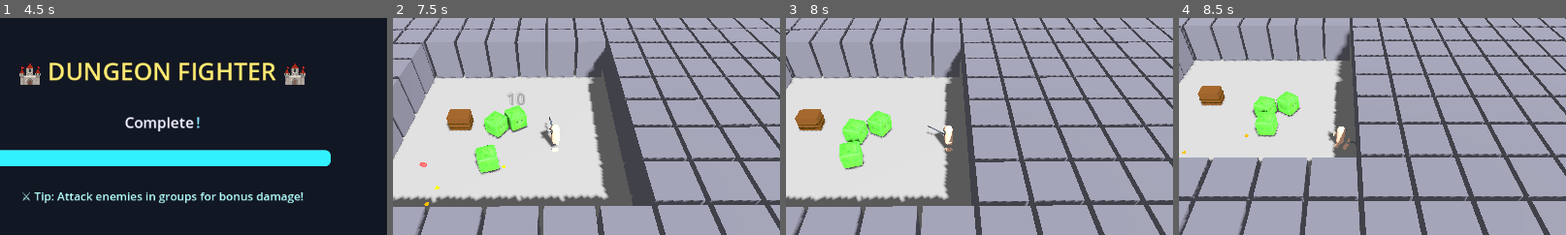
Above: before the commit, frames 1-4 (left to right).
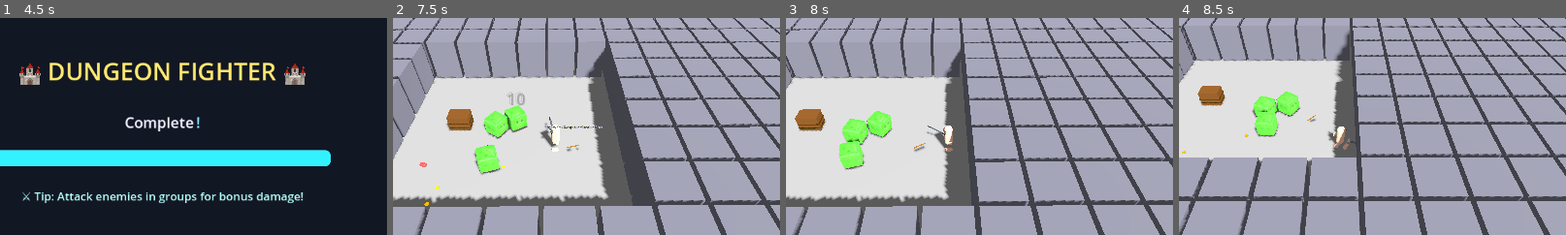
Above: after the commit, the same moments.

Repository: thaner66666666/game-1
Game: Godot game, scene res://Scenes/main.tscn
Same seed, same stepped clock (60 frames per second), same inputs: the game is played once before the commit and once after it.
Inputs (mouse positions are % of the whole screen's width and height, from its top left):
- Up to frame 1 (4.5 s): move the mouse to (72, 45) at 0.52 s; hold D (move_right) 0.53-1.28 s; click (72, 45) at 0.6 s; move the mouse to (30, 55) at 1.27 s; hold S (move_down) 1.28-2.03 s; click (30, 55) at 1.35 s; move the mouse to (60, 28) at 2.02 s; hold D (move_right) 2.03-2.78 s; tap Space (dash) at 2.1, 4.25 s; click (60, 28) at 2.3 s; move the mouse to (45, 70) at 2.77 s; hold W (move_up) 2.78-3.53 s; tap Q (drop_weapon) at 2.85 s; click (45, 70) at 3.05 s; tap Enter at 3.5 s; move the mouse to (80, 65) at 3.52 s; hold E (interaction) 3.53-4.28 s; hold A (move_left) from 3.53 s (still down); click (80, 65) at 3.8 s; move the mouse to (20, 35) at 4.27 s; click (20, 35) at 4.35 s
- Up to frame 2 (7.5 s): move the mouse to (55, 50) at 5.02 s; release A (move_left) at 5.03 s; hold S (move_down) 5.03-5.78 s; click (55, 50) at 5.1 s; move the mouse to (35, 25) at 5.77 s; hold D (move_right) 5.78-6.53 s; tap Space (dash) at 5.85 s; click (35, 25) at 6.05 s; move the mouse to (72, 45) at 6.52 s; hold W (move_up) 6.53-7.28 s; hold Q (drop_weapon) 6.53-7.28 s; click (72, 45) at 6.8 s; move the mouse to (30, 55) at 7.27 s; hold D (move_right) from 7.28 s (still down); tap E (interaction) at 7.35 s
- Up to frame 3 (8 s): keep holding D (move_right); click (30, 55) at 7.55 s
- Up to frame 4 (8.5 s): move the mouse to (60, 28) at 8.02 s; release D (move_right) at 8.03 s; hold S (move_down) from 8.03 s (still down); click (60, 28) at 8.1 s
The pictures show only the part of the screen within x 29-79%, y 23-73%; the shares and areas given below are measured in that part.

Frame 1 is identical in both runs. In frame 2, 0.2% of the frame differs, in the area x 39-55%, y 49-62%; in frame 3, less than 0.1%; in frame 4, less than 0.1%.

Commit message:
Stable Moveing accounts for github

Diff:
--- a/dot gds/SimpleHandManager.gd
+++ b/dot gds/SimpleHandManager.gd
@@ -238,8 +238,13 @@
 func _hide_all_weapons():
 	var attach_point = get_parent()
 	if attach_point:
-		var names = ["SwordNode", "BowNode", "StaffNode"]
-		for node_name in names:
+		# Hide all weapon nodes
+		var weapon_nodes = ["SwordNode", "BowNode", "StaffNode"]
+		for node_name in weapon_nodes:
 			var node = attach_point.get_node_or_null(node_name)
 			if node:
 				node.visible = false
+		# Also hide any MeshInstance3D children that might be placeholders
+		for child in attach_point.get_children():
+			if child is MeshInstance3D and child.name.begins_with("Mesh"):
+				child.visible = false
--- a/dot gds/WeaponAnimationManager.gd
+++ b/dot gds/WeaponAnimationManager.gd
@@ -21,9 +21,9 @@
 		WeaponResource.WeaponType.SWORD:
 			animation_name = "sword_slash"
 		WeaponResource.WeaponType.BOW:
-			animation_name = "bow_shot"
+			animation_name = "Bow"  # Fixed case to match actual animation name
 		WeaponResource.WeaponType.STAFF:
-			animation_name = "staff_cast"
+			animation_name = "staff_cast"  # Add this animation to player.tscn if needed
 		_:
 			animation_name = "punch"  # Fallback
 
--- a/dot gds/simple_room_generator.gd
+++ b/dot gds/simple_room_generator.gd
@@ -176,11 +176,30 @@
 			)
 			sword_pickup.set_weapon_resource(sword_resource)
 			print("🗡️ Test sword spawned in room one!")
+
+	# SPAWN BOW IN ROOM ONE (center, offset)
+	if weapon_pickup_scene:
+		var bow_resource = null
+		if typeof(WeaponPool) != TYPE_NIL:
+			bow_resource = WeaponPool.get_weapon_by_name("Wooden Bow")
+		if not bow_resource:
+			bow_resource = load("res://Weapons/wooden_bow.tres")
+		if bow_resource:
+			var bow_pickup = weapon_pickup_scene.instantiate()
+			add_child(bow_pickup)
+			bow_pickup.global_position = Vector3(
+				(starting_room.get_center().x - map_size.x / 2) * 2.0 + 2.5,
+				0.5,
+				(starting_room.get_center().y - map_size.y / 2) * 2.0
+			)
+			bow_pickup.set_weapon_resource(bow_resource)
+			print("🏹 Bow spawned in room one!")
 	else:
-		print("⚠️ weapon_pickup_scene not loaded, cannot spawn test sword!")
+		print("⚠️ weapon_pickup_scene not loaded, cannot spawn test sword or bow!")
 
 	print("🛡️ Starting room created with PROTECTED BOUNDARIES!")
 	terrain_generated.emit()
+
 
 func _clear_everything():
 	"""Clear all generated content"""
--- a/dot gds/weapon_pickup.gd
+++ b/dot gds/weapon_pickup.gd
@@ -88,8 +88,8 @@
 			print("🗡️ _setup_enhanced_visual: Creating enhanced sword visual")
 			_create_enhanced_sword()
 		int(WeaponResource.WeaponType.BOW):
-			print("🗡️ _setup_enhanced_visual: Creating enhanced bow visual")
-			_create_enhanced_bow()
+			print("🗡️ _setup_enhanced_visual: Using simple bow visual")
+			_create_simple_bow_visual()
 		int(WeaponResource.WeaponType.STAFF):
 			print("🗡️ _setup_enhanced_visual: Creating enhanced staff visual")
 			_create_enhanced_staff()
@@ -147,58 +147,28 @@
 	weapon_parts.append(sword_mesh_instance)
 
 
-func _create_enhanced_bow():
-	"""Create detailed bow pickup visual"""
-	# Main bow frame (curved using multiple segments)
-	var bow_frame = MeshInstance3D.new()
-	add_child(bow_frame)
-	weapon_parts.append(bow_frame)
-
-	# Create bow curve using multiple small cylinders
-	var segments = 8
-	var bow_height = 0.8
-	var bow_width = 0.3
-
-	for i in range(segments):
-		var segment = MeshInstance3D.new()
-		var segment_mesh = CylinderMesh.new()
-		segment_mesh.top_radius = 0.02
-		segment_mesh.bottom_radius = 0.02
-		segment_mesh.height = bow_height / segments
-		segment.mesh = segment_mesh
-
-		# Position segments in a bow curve
-		var t = float(i) / float(segments - 1)
-		var y = (t - 0.5) * bow_height
-		var curve_factor = sin(t * PI) * bow_width
-		segment.position = Vector3(curve_factor, y, 0)
-		segment.rotation_degrees = Vector3(0, 0, sin(t * PI) * 30)
-
-		var bow_material = StandardMaterial3D.new()
-		bow_material.albedo_color = Color(0.4, 0.25, 0.1)
-		bow_material.roughness = 0.7
-		bow_material.emission_enabled = true
-		bow_material.emission = Color(0.3, 0.6, 0.2) * glow_intensity * 0.2
-		segment.material_override = bow_material
-
-		bow_frame.add_child(segment)
-		weapon_parts.append(segment)
-
-	# Bow string
-	var string_segment = MeshInstance3D.new()
-	var string_mesh = BoxMesh.new()
-	string_mesh.size = Vector3(0.01, bow_height * 0.9, 0.01)
-	string_segment.mesh = string_mesh
-	string_segment.position = Vector3(bow_width * 0.7, 0, 0)
-
-	var string_material = StandardMaterial3D.new()
-	string_material.albedo_color = Color(0.9, 0.9, 0.8)
-	string_material.emission_enabled = true
-	string_material.emission = Color(0.5, 0.5, 0.4) * 0.3
-	string_segment.material_override = string_material
-
-	bow_frame.add_child(string_segment)
-	weapon_parts.append(string_segment)
+func _create_simple_bow_visual():
+	"""Create a simple bow visual instead of the complex one"""
+	_clear_weapon_parts()
+
+	# Just create a simple bow representation for pickup
+	var bow = MeshInstance3D.new()
+	var bow_mesh = CylinderMesh.new()
+	bow_mesh.top_radius = 0.03
+	bow_mesh.bottom_radius = 0.03
+	bow_mesh.height = 0.7
+	bow.mesh = bow_mesh
+	bow.rotation_degrees = Vector3(0, 0, 90)
+	bow.position = Vector3(0, 0.35, 0)
+
+	var mat = StandardMaterial3D.new()
+	mat.albedo_color = Color(0.5, 0.3, 0.1)
+	mat.emission_enabled = true
+	mat.emission = Color(0.3, 0.6, 0.2) * glow_intensity * 0.2
+	bow.material_override = mat
+
+	add_child(bow)
+	weapon_parts.append(bow)
 
 func _create_enhanced_staff():
 	"""Create detailed staff pickup visual"""
